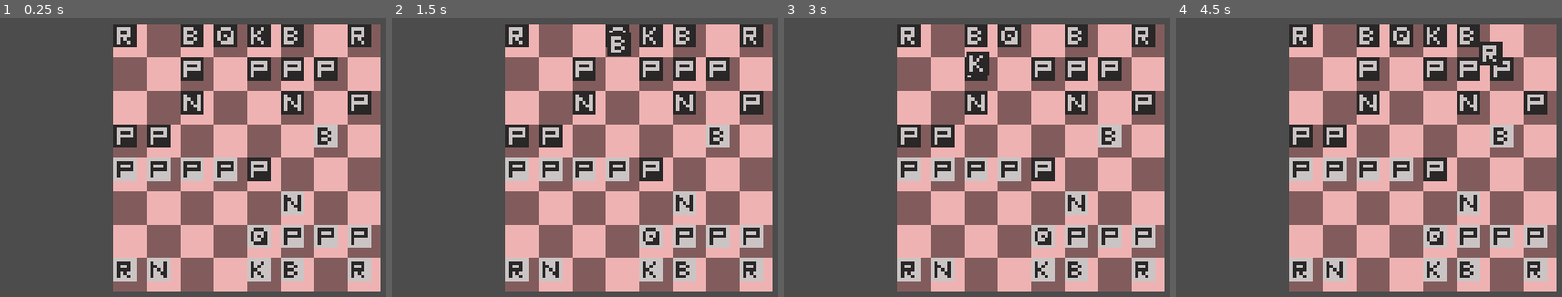
Above: before the commit, frames 1-4 (left to right).
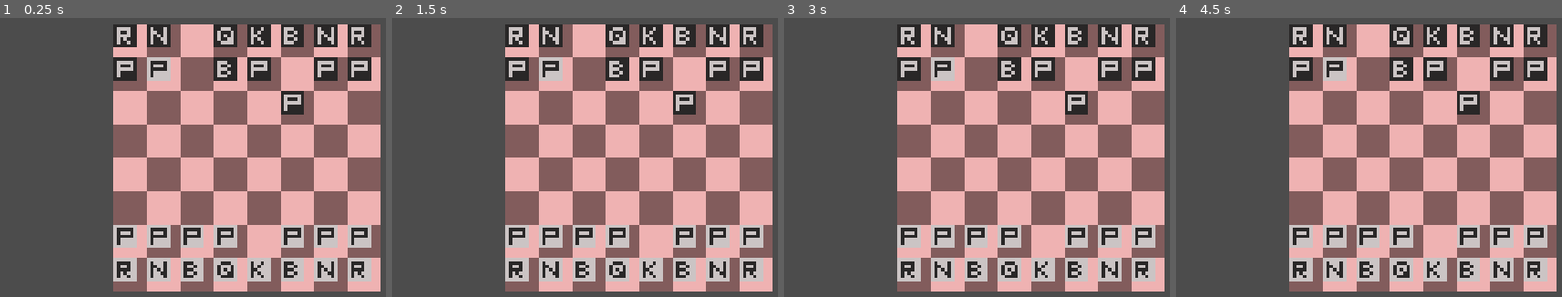
Above: after the commit, the same moments.

Repository: BumboBlast/godot-chess-engine
Game: Godot game, scene res://Game.tscn
Two runs of this game, one before a commit and one after it. Both use one fixed random seed, a clock stepped at 60 frames per second and the inputs below. The project has no main scene, so this scene is started directly.
Inputs (mouse positions are in pixels of both pictures, inside the frame that each line leads up to):
- Up to frame 1 (0.25 s): no input
- Up to frame 2 (1.5 s): tap Enter at 0.5 s; drag from (515, 34) to (750, 34) at 0.52 s; drag from (585, 34) to (716, 68) at 1.27 s
- Up to frame 3 (3 s): move the mouse to (1007, 34) at 2.02 s; click (1007, 34) at 2.17 s; tap Space at 2.75 s; drag from (1042, 34) to (799, 140) at 2.77 s
- Up to frame 4 (4.5 s): drag from (1469, 34) to (1369, 101) at 3.52 s; drag from (1534, 34) to (1369, 101) at 4.27 s

The runs differ from the first frame. In frame 1, 14% of the frame differs, in the area x 29-97%, y 2-95%; in frame 2, 14%; in frame 3, 15%; in frame 4, 15%.

Commit message:
added promotion menu (almost works)

Diff:
--- a/Chess.gd
+++ b/Chess.gd
@@ -8,5 +8,6 @@
 	$Rules/Board.set_board_position(0.10, 0.10)
 
 	#$Rules/Board.loadFen("r1bqk1nr/pppp1ppp/2n5/2b1p3/2B1P3/5N2/PPPP1PPP/RNBQK2R w KQkq - 92 1435")
-	$Rules/Board.loadFen("r1bqkb1r/2p1ppp1/2n2n1p/pp4B1/PPPPp3/5N2/4QPPP/RN2KB1R b KQkq - 0 8")
+	#$Rules/Board.loadFen("r1bqkb1r/2p1ppp1/2n2n1p/pp4B1/PPPPp3/5N2/4QPPP/RN2KB1R b KQkq - 0 8")
 	#$Rules/Board.loadFen("4q3/8/4P3/8/8/1N1p1n2/1N3n2/1N1Q1n2 w - - 0 1")
+	$Rules/Board.loadFen("rn1qkbnr/pP1bp1pp/5p2/8/8/8/PPPP1PPP/RNBQKBNR w KQkq - 0 5")
--- a/Chess.tscn
+++ b/Chess.tscn
@@ -12,6 +12,10 @@
 script = ExtResource( 2 )
 
 [node name="Board" parent="Rules" instance=ExtResource( 4 )]
+position = Vector2( 1364.83, 357.598 )
 
 [node name="Promote Menu" parent="." instance=ExtResource( 3 )]
-visible = false
+margin_left = 1368.0
+margin_top = 583.0
+margin_right = 1580.0
+margin_bottom = 702.0
--- a/HBoxContainer.gd
+++ /dev/null
@@ -1,9 +0,0 @@
-extends HBoxContainer
-
-
-
-
-func _ready():
-	for button in range(0, get_children().size()):
-		var textures = ["Queen", "Rook", "Bishop", "Knight"]
-		#loadTexture(get_child(button), textures[button])
--- /dev/null
+++ b/Promote Menu.gd
@@ -0,0 +1,54 @@
+extends Control
+
+
+func _ready():
+	visible = false
+	$VBoxContainer/ConfirmPromotion.disabled = true
+
+
+func place_promote_menu():
+	var board_rect = get_parent().get_child(0).get_child(0).spriteRect
+
+	margin_top = board_rect.position[0]
+	margin_right = board_rect.position[1]
+	margin_left = board_rect.size[0]
+	margin_bottom = board_rect.size[1]
+
+	visible = true
+
+var chosen_promotion: String
+
+func handle_promote_menu():
+	place_promote_menu()
+	yield(resolve_promote_menu(), "completed")
+	print("You chose a ", chosen_promotion)
+
+	visible = false
+	return chosen_promotion
+
+
+
+
+
+
+func resolve_promote_menu():
+	yield($VBoxContainer/ConfirmPromotion, "pressed")
+
+
+
+
+func _on_ChooseQueen_pressed():
+	chosen_promotion = "Queen"
+	$VBoxContainer/ConfirmPromotion.disabled = false
+
+func _on_ChooseBishop_pressed():
+	chosen_promotion = "Bishop"
+	$VBoxContainer/ConfirmPromotion.disabled = false
+
+func _on_ChooseRook_pressed():
+	chosen_promotion = "Rook"
+	$VBoxContainer/ConfirmPromotion.disabled = false
+
+func _on_ChooseKnight_pressed():
+	chosen_promotion = "Knight"
+	$VBoxContainer/ConfirmPromotion.disabled = false
--- a/Promote Menu.tscn
+++ b/Promote Menu.tscn
@@ -1,50 +1,95 @@
-[gd_scene load_steps=2 format=2]
+[gd_scene load_steps=7 format=2]
 
-[ext_resource path="res://HBoxContainer.gd" type="Script" id=1]
+[ext_resource path="res://Promote Menu.gd" type="Script" id=1]
+[ext_resource path="res://art/debug_queen_black.png" type="Texture" id=2]
+[ext_resource path="res://art/debug_bishop_black.png" type="Texture" id=3]
+[ext_resource path="res://art/debug_king_black.png" type="Texture" id=4]
+[ext_resource path="res://art/debug_rook_black.png" type="Texture" id=5]
+[ext_resource path="res://art/debug_confirm_promotion.png" type="Texture" id=6]
 
 [node name="Promote Menu" type="Control"]
-margin_right = 994.0
-margin_bottom = 527.0
-__meta__ = {
-"_edit_use_anchors_": false
-}
-
-[node name="HBoxContainer" type="HBoxContainer" parent="."]
-margin_right = 123.0
-margin_bottom = 58.0
+margin_left = 321.0
+margin_right = 321.0
+margin_bottom = 78.0
 script = ExtResource( 1 )
 __meta__ = {
 "_edit_use_anchors_": false
 }
 
-[node name="Button" type="TextureButton" parent="HBoxContainer"]
-margin_right = 27.0
-margin_bottom = 58.0
+[node name="VBoxContainer" type="VBoxContainer" parent="."]
+margin_top = 7.0
+margin_right = 309.0
+margin_bottom = 151.0
 size_flags_horizontal = 3
-
-[node name="Button2" type="TextureButton" parent="HBoxContainer"]
-margin_left = 31.0
-margin_right = 59.0
-margin_bottom = 58.0
-size_flags_horizontal = 3
+size_flags_vertical = 3
 __meta__ = {
 "_edit_use_anchors_": false
 }
 
-[node name="Button3" type="TextureButton" parent="HBoxContainer"]
-margin_left = 63.0
-margin_right = 91.0
-margin_bottom = 58.0
+[node name="HBoxContainer" type="HBoxContainer" parent="VBoxContainer"]
+margin_right = 309.0
+margin_bottom = 70.0
 size_flags_horizontal = 3
+size_flags_vertical = 3
 __meta__ = {
 "_edit_use_anchors_": false
 }
 
-[node name="Button4" type="TextureButton" parent="HBoxContainer"]
-margin_left = 95.0
-margin_right = 123.0
-margin_bottom = 58.0
+[node name="ChooseQueen" type="TextureButton" parent="VBoxContainer/HBoxContainer"]
+margin_right = 74.0
+margin_bottom = 70.0
 size_flags_horizontal = 3
+texture_normal = ExtResource( 2 )
+expand = true
+stretch_mode = 4
+
+[node name="ChooseBishop" type="TextureButton" parent="VBoxContainer/HBoxContainer"]
+margin_left = 78.0
+margin_right = 152.0
+margin_bottom = 70.0
+size_flags_horizontal = 3
+texture_normal = ExtResource( 3 )
+expand = true
+stretch_mode = 4
 __meta__ = {
 "_edit_use_anchors_": false
 }
+
+[node name="ChooseRook" type="TextureButton" parent="VBoxContainer/HBoxContainer"]
+margin_left = 156.0
+margin_right = 230.0
+margin_bottom = 70.0
+size_flags_horizontal = 3
+texture_normal = ExtResource( 5 )
+expand = true
+stretch_mode = 4
+__meta__ = {
+"_edit_use_anchors_": false
+}
+
+[node name="ChooseKnight" type="TextureButton" parent="VBoxContainer/HBoxContainer"]
+margin_left = 234.0
+margin_right = 309.0
+margin_bottom = 70.0
+size_flags_horizontal = 3
+texture_normal = ExtResource( 4 )
+expand = true
+stretch_mode = 4
+__meta__ = {
+"_edit_use_anchors_": false
+}
+
+[node name="ConfirmPromotion" type="TextureButton" parent="VBoxContainer"]
+margin_top = 74.0
+margin_right = 309.0
+margin_bottom = 144.0
+size_flags_vertical = 3
+disabled = true
+texture_normal = ExtResource( 6 )
+expand = true
+stretch_mode = 4
+
+[connection signal="pressed" from="VBoxContainer/HBoxContainer/ChooseQueen" to="." method="_on_ChooseQueen_pressed"]
+[connection signal="pressed" from="VBoxContainer/HBoxContainer/ChooseBishop" to="." method="_on_ChooseBishop_pressed"]
+[connection signal="pressed" from="VBoxContainer/HBoxContainer/ChooseRook" to="." method="_on_ChooseRook_pressed"]
+[connection signal="pressed" from="VBoxContainer/HBoxContainer/ChooseKnight" to="." method="_on_ChooseKnight_pressed"]
--- a/Rules.gd
+++ b/Rules.gd
@@ -539,6 +539,21 @@
 		print( "error finding that pawn")
 
 
+
+
+
+func promote_pawn(piece, new_space):
+	for this_piece in $Board/AllPieces.get_children():
+		if (this_piece == piece):
+			this_piece.queue_free()
+
+			var chosen_promotion = yield(get_parent().get_child(1).handle_promote_menu(), "completed")
+			$Board.add_piece(chosen_promotion, "Light", new_space)
+
+
+
+
+
 # updates the board state and score with each real, legal move
 func make_logical_move(piece, old_space: String, new_space: String):
 	var parity = "White"
@@ -601,14 +616,7 @@
 		var last_rank = '8'
 		if (piece.parity): last_rank = '1'
 		if (new_space[1] == last_rank):
-			print(" promote")
-			#promote
-			for this_piece in $Board/AllPieces.get_children():
-				if (this_piece == piece):
-					this_piece.queue_free()
-					$Board.add_piece("Queen", "Light", new_space)
-					break
-
+			promote_pawn(piece, new_space)
 
 	# if move resulted in a capture
 	var occupying_piece = is_occupied(new_space)
Binary file added: art/debug_confirm_promotion.png
Not shown, added: art/debug_confirm_promotion.png.import
